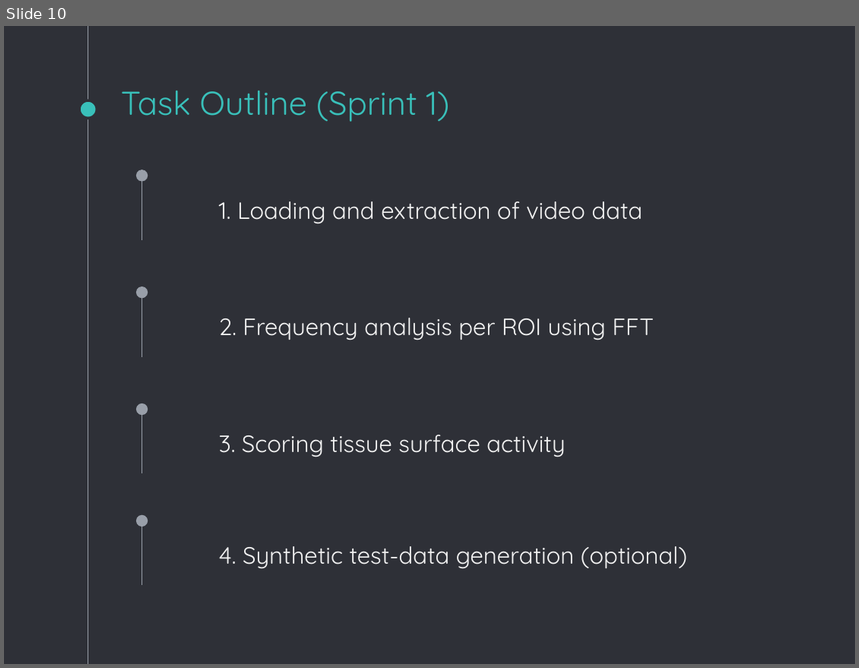
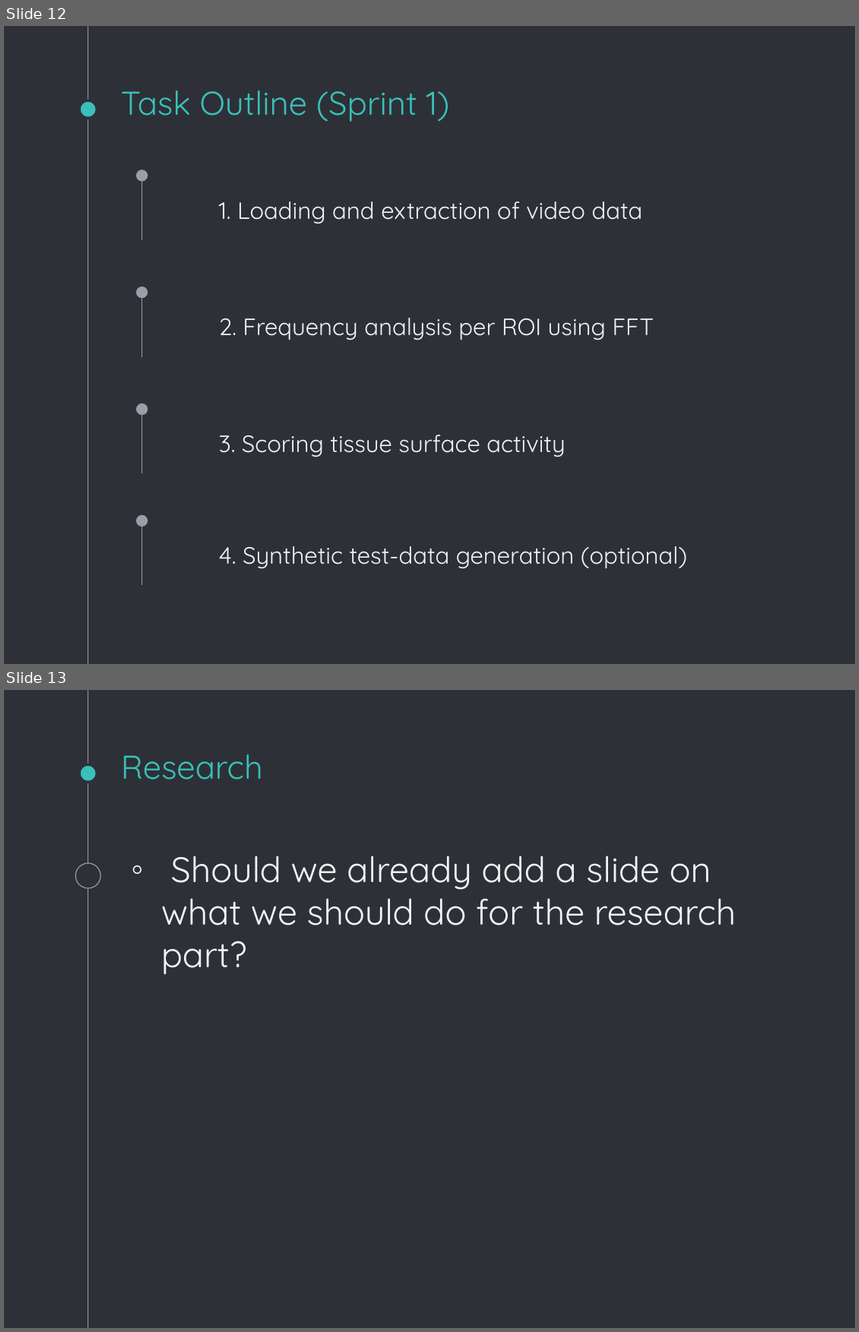
Before and after one commit to SimuJenni/RD-project, a slide deck: doc/initial-plan.pptx. Shown one above the other, each under a label of ours: slide 10 before the commit, slides 12 and 13 after it. The pictures are 859x668 and 859x1332 pixels, drawn with LibreOffice and Linux fonts; fonts in the diff are those of the drawing. Boxes give left, top, right and bottom in pixels: in the first picture for what was removed or moved away, otherwise in the second. Text is boxed around its words. In the diff, an @@ line names an element or a change of style, - is before the commit and + after.

```diff
--- a/doc/initial-plan.pptx
+++ b/doc/initial-plan.pptx
@@ slide 13 added at (x1=4, y1=690, x2=855, y2=1328), background #2E3037; not listed: 2 template elements that a slide beside it also shows @@
@@ title added at (x1=121, y1=755, x2=263, y2=780), 28 pt, text #39C0BA @@
+Research
@@ ellipse added at (x1=75, y1=863, x2=101, y2=888), fill #2E3037, outline #999FA9 0.75 pt @@
@@ text added at (x1=161, y1=856, x2=736, y2=975), 30 pt, text #F3F3F3 @@
+◦ Should we already add a slide on what we should do for the research part?
@@ what was slide 10 is now slide 12 @@
```
Also in this commit, not shown: 1 slide changed, 2 other slides added, 1 other file.
